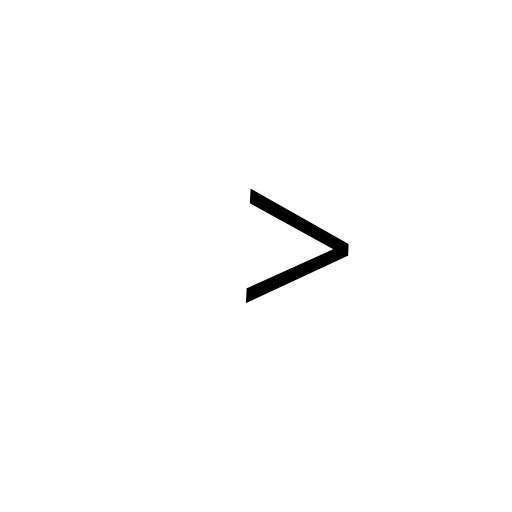
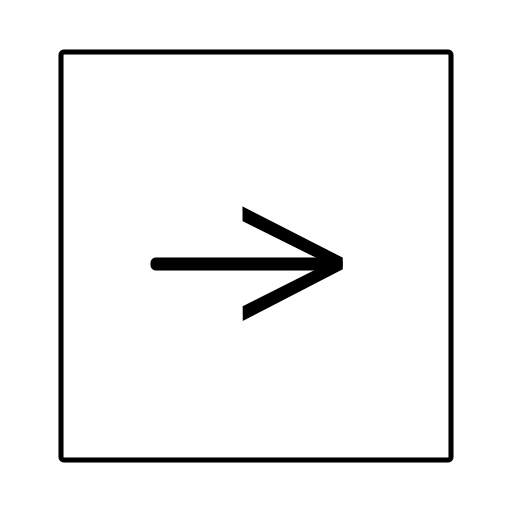
Revision of a layered 512×512 image; what changed, layer by layer:
removed layer "<" over [245, 188, 349, 304]
renamed "Background" to "Rectangle 1", painted on it over [58, 49, 454, 463]
